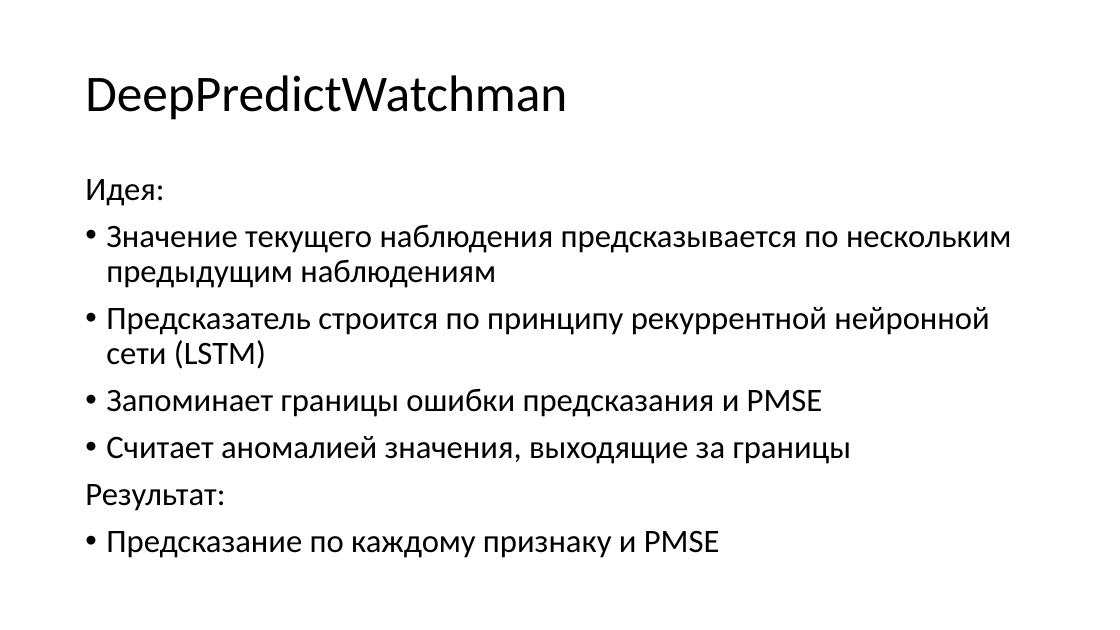
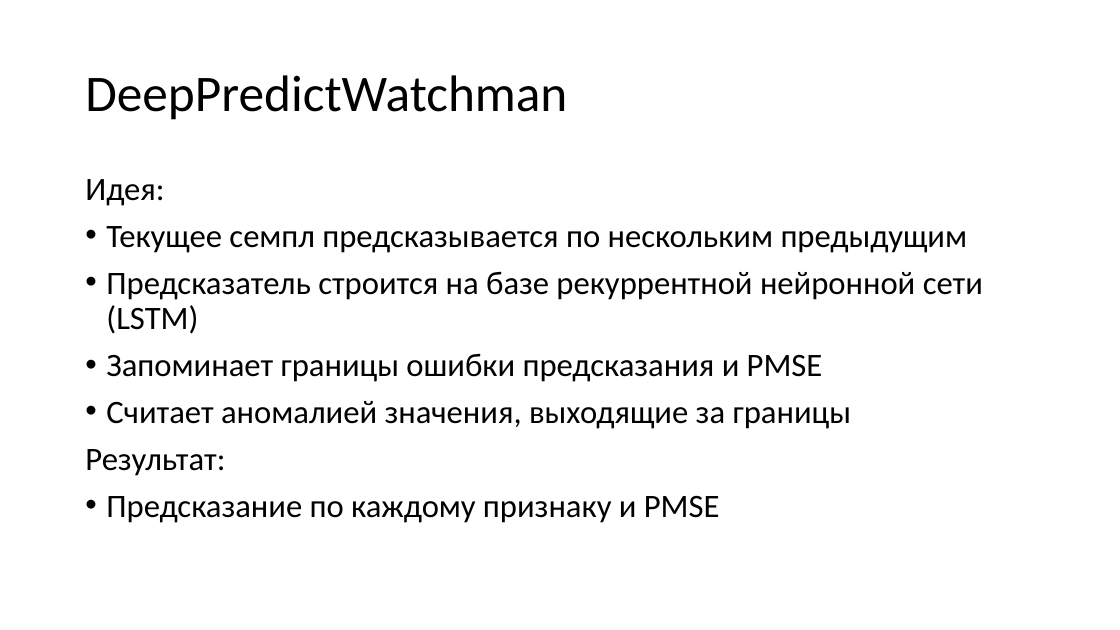
Before and after one commit to sau114/skillfactory_rds, a slide deck: slide 20 of module_final/story.pptx (slide 16 before the commit). Drawn at 1120x630 pixels with LibreOffice and Linux fonts; fonts in the diff are those of the drawing. Boxes give left, top, right and bottom in pixels: in the first picture for what was removed or moved away, otherwise in the second. Text is boxed around its words. In the diff, an @@ line names an element or a change of style, - is before the commit and + after.

```diff
--- a/module_final/story.pptx
+++ b/module_final/story.pptx
@@ text at (106,226,983,334): text changed @@
-• Значение текущего наблюдения предсказывается по нескольким предыдущим наблюдениям
-• Предсказатель строится по принципу рекуррентной нейронной сети (LSTM)
+• Текущее семпл предсказывается по нескольким предыдущим
+• Предсказатель строится на базе рекуррентной нейронной сети (LSTM)
```
Also in this commit, not shown: 16 other slides changed, 8 slides added, 1 slide removed, 2 other files.
